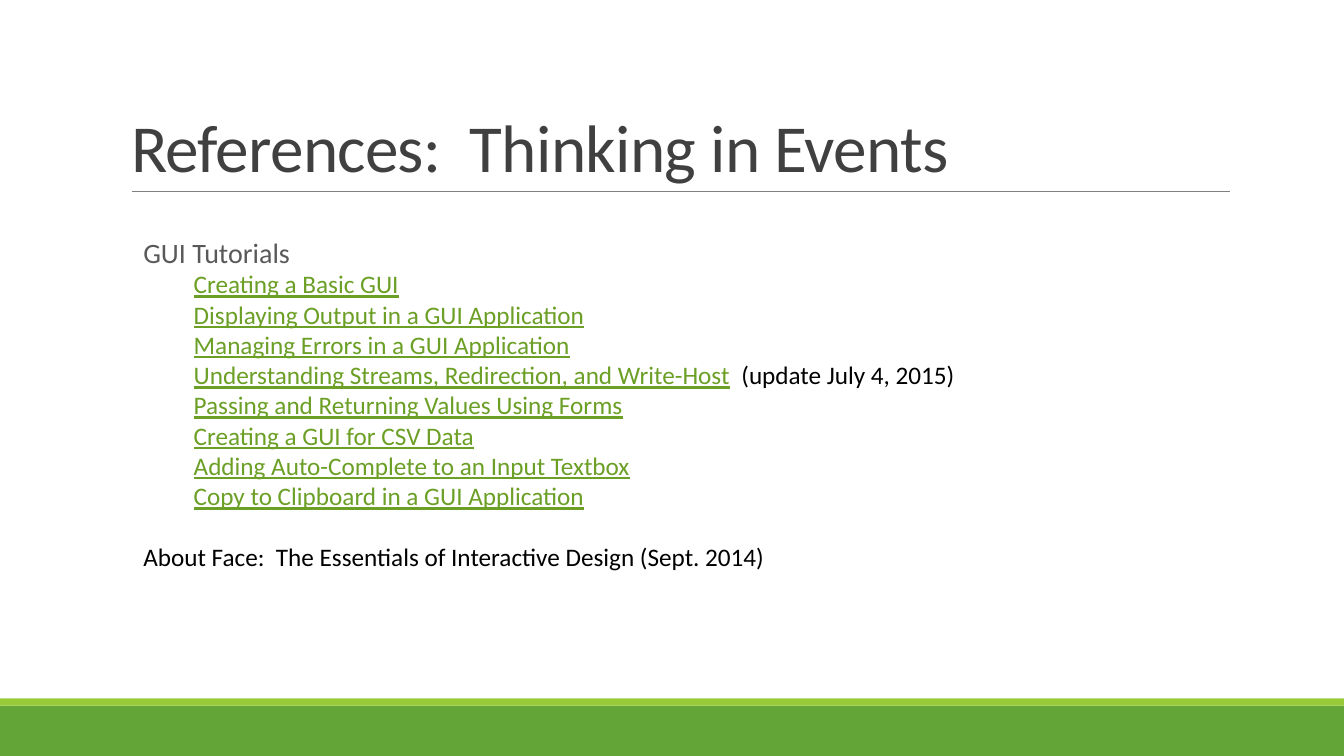
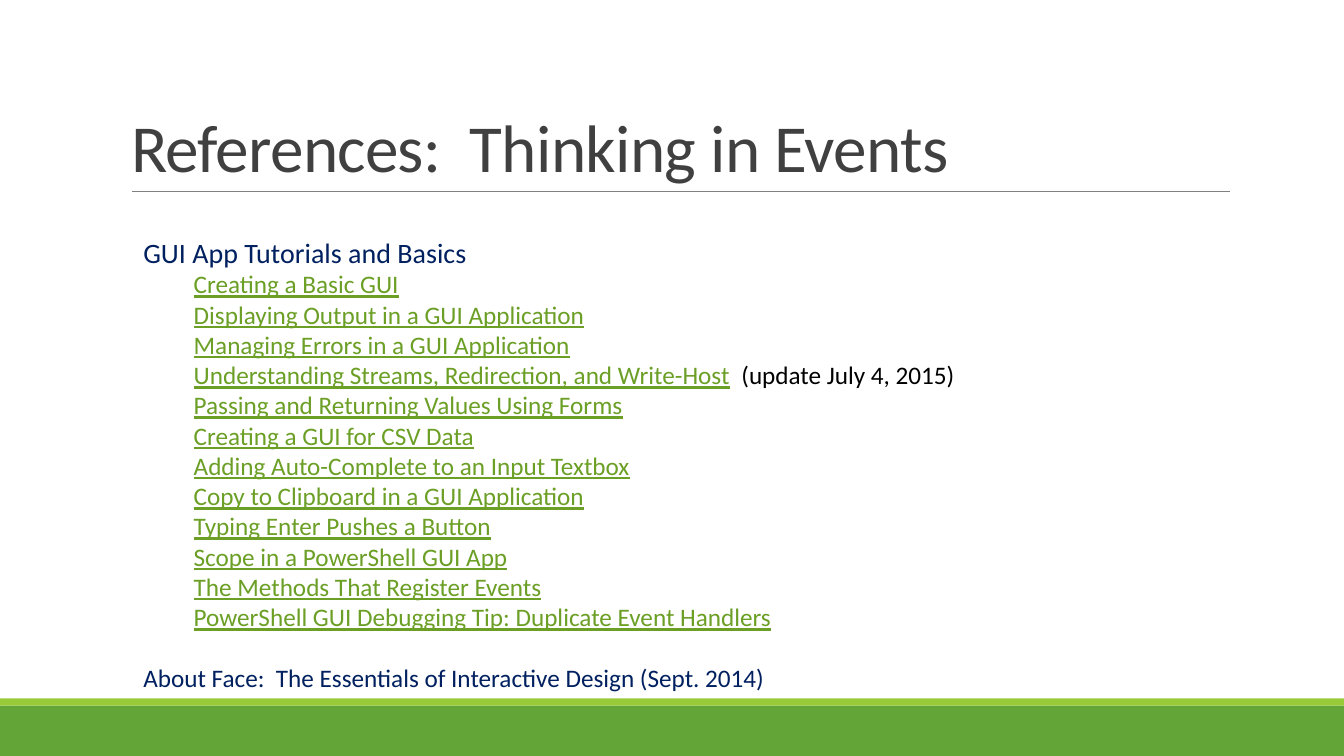
Before and after one commit to juneb/ThinkingInEvents, a slide deck: slide 23 of ThinkingInEvents-UserGroupTalk.pptx. Drawn at 1344x756 pixels with LibreOffice and Linux fonts; fonts in the diff are those of the drawing. Boxes give left, top, right and bottom in pixels: in the first picture for what was removed or moved away, otherwise in the second. Text is boxed around its words. In the diff, an @@ line names an element or a change of style, - is before the commit and + after.

Commit message:
Updated reference slide with newest blog posts

```diff
--- a/ThinkingInEvents-UserGroupTalk.pptx
+++ b/ThinkingInEvents-UserGroupTalk.pptx
@@ text at (143, 243, 466, 268): text changed; text colour #595959 to #002060 @@
-GUI Tutorials
+GUI App Tutorials and Basics
@@ text at (194, 487, 771, 631): text changed @@
-  Copy to Clipboard in a GUI Application
+  Copy to Clipboard in a GUI Application
+  Typing Enter Pushes a Button
+  Scope in a PowerShell GUI App
+  The Methods That Register Events
+  PowerShell GUI Debugging Tip: Duplicate Event Handlers
@@ text at (143, 668, 764, 692): text colour #000000 to #002060 in "About Face: The Essentials of Interactive Design ..." @@
```
